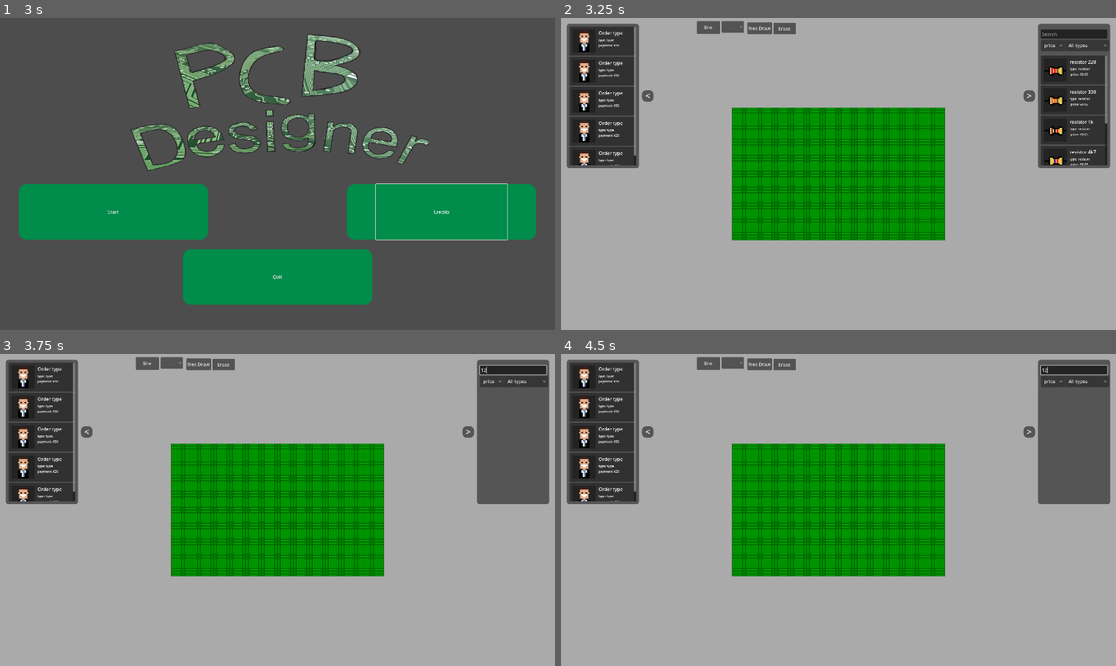
Above: before the commit, frames 1-4 (two rows, left to right).
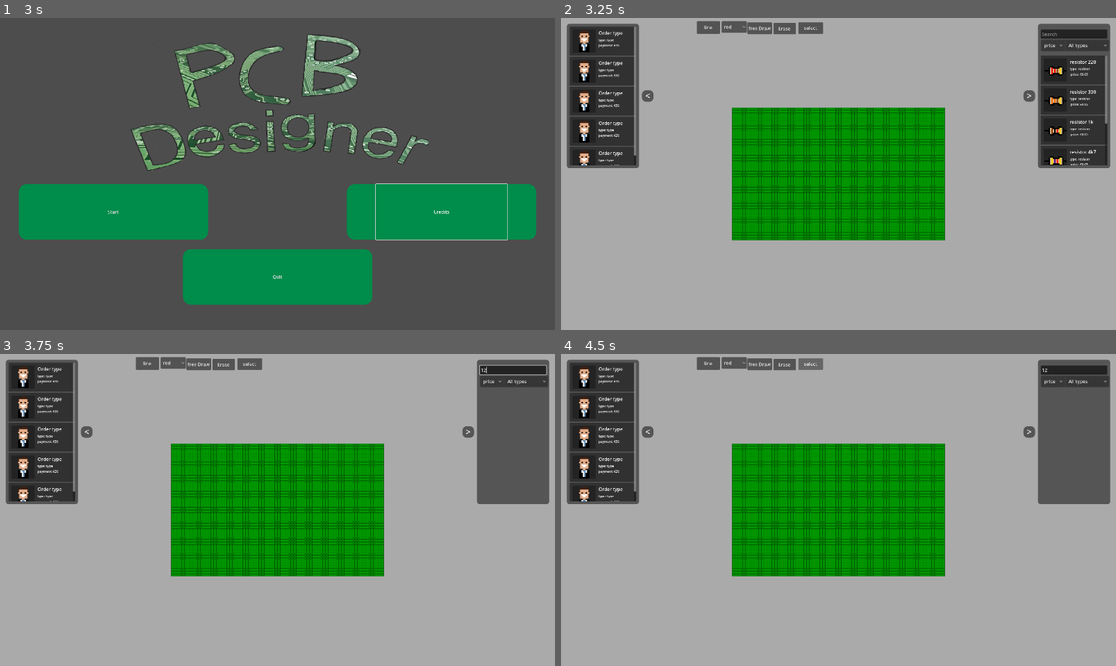
Above: after the commit, the same moments.

Repository: kankern69-max/game-godot
Game: Godot game, scene res://ui/main_menu.tscn
Two runs of this game, one before a commit and one after it. Both use one fixed random seed, a clock stepped at 60 frames per second and the inputs below.
Inputs (mouse positions are in pixels of both pictures, inside the frame that each line leads up to):
- Up to frame 1 (3 s): click "Start" at 0.5 s; click "Start" at 1.25 s; click "Credits" at 2 s; move the mouse to (399, 158) at 2.77 s; hold Right from 2.78 s (still down); tap Alt at 2.85 s; click (399, 158) at 2.92 s
- Up to frame 2 (3.25 s): keep holding Right
- Up to frame 3 (3.75 s): release Right at 3.5 s; click (510, 369) at 3.52 s; type "12" at 3.6 s
- Up to frame 4 (4.5 s): click (810, 363) at 4.25 s, where only the run after the commit has a clickable "select"

Frame 1 is identical in both runs. In frame 2, 0.2% of the frame differs, in the area x 29-48%, y 0-6%; in frame 3, 0.2%; in frame 4, 0.3%, in the area x 29-99%, y 0-7%.
Error in both runs: Cannot call method 'change_scene_to_file' on a null value. (res://ui/scripts/main_menu.gd:6)

Commit message:
Update ui.tscn

Diff:
--- a/pcd-desinger-v-1/ui/ui.tscn
+++ b/pcd-desinger-v-1/ui/ui.tscn
@@ -249,6 +249,14 @@
 offset_right = 163.0
 offset_bottom = 51.0
 
+[node name="Select" type="Button" parent="Control/DrawingUI" unique_id=246144874]
+layout_mode = 0
+offset_left = 351.0
+offset_top = 15.0
+offset_right = 437.0
+offset_bottom = 55.0
+text = "select"
+
 [node name="OrderUI" type="Panel" parent="Control" unique_id=74893875]
 layout_mode = 1
 offset_left = 20.0
